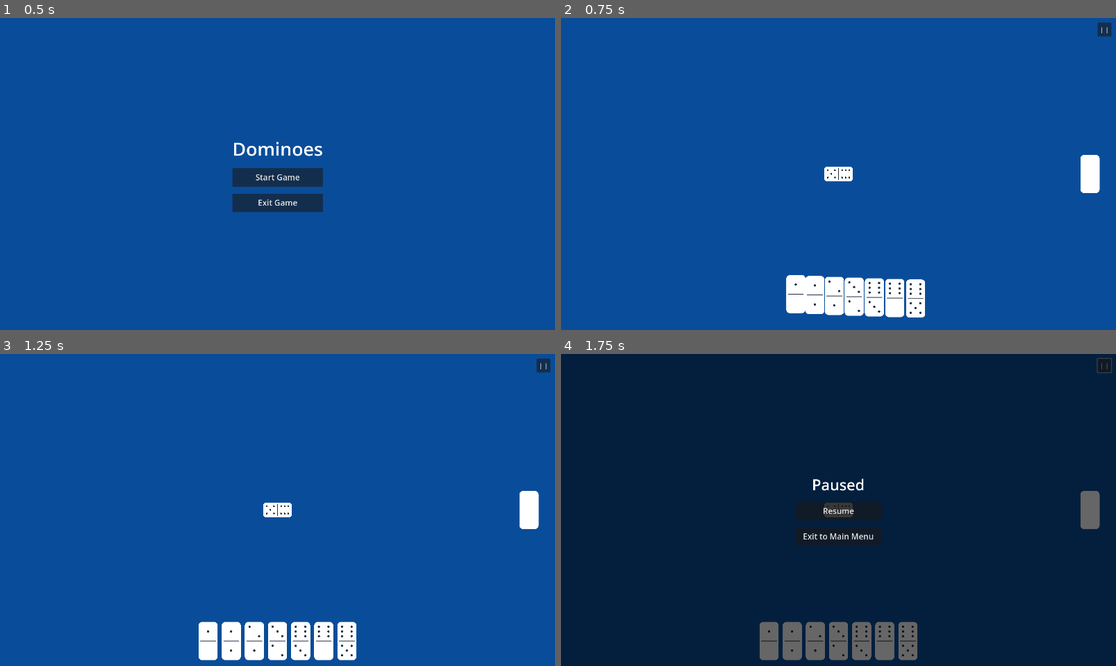
Above: before the commit, frames 1-4 (two rows, left to right).
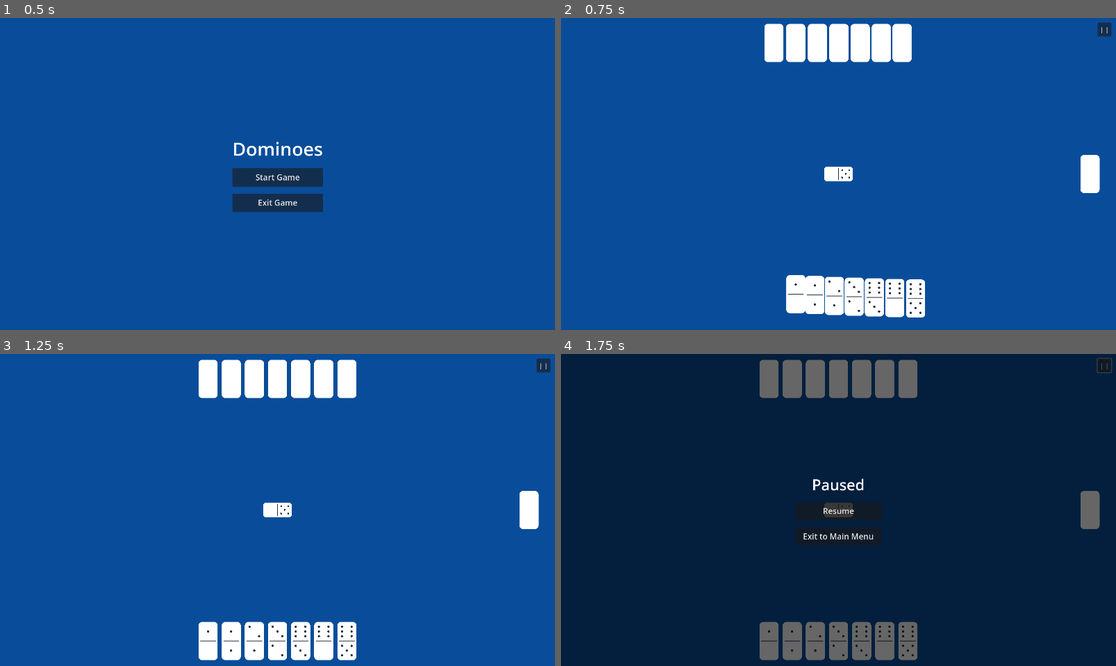
Above: after the commit, the same moments.

Repository: lenny015/capstone-game
Game: Godot game, scene res://scenes/main_menu.tscn
The game is run twice, just before and just after one commit, with the same random seed, the same clock (stepped at 60 frames per second) and the same inputs.
Inputs:
- Up to frame 1 (0.5 s): no input
- Up to frame 2 (0.75 s): click "Start Game" at 0.5 s
- Up to frame 3 (1.25 s): no input
- Up to frame 4 (1.75 s): click "| |" at 1.25 s

Frame 1 is identical in both runs. In frame 2, 3.0% of the frame differs, in the area x 36-64%, y 1-52%; in frame 3, 3.0%; in frame 4, 3.0%.

Commit message:
Create opponent hand node and script

Diff:
--- a/scenes/game_board.tscn
+++ b/scenes/game_board.tscn
@@ -1,9 +1,10 @@
-[gd_scene load_steps=6 format=3 uid="uid://bal2psoc1bktl"]
+[gd_scene load_steps=7 format=3 uid="uid://bal2psoc1bktl"]
 
 [ext_resource type="Script" uid="uid://cqf20fecf0uka" path="res://scripts/domino_manager.gd" id="1_tqoos"]
 [ext_resource type="Script" uid="uid://divos1gu6mjf8" path="res://scripts/player_hand.gd" id="2_3wu0g"]
 [ext_resource type="PackedScene" uid="uid://byji2xvai8u7w" path="res://scenes/boneyard.tscn" id="3_mq2xb"]
 [ext_resource type="Script" uid="uid://c23hm0aciyhe4" path="res://scripts/pause_menu.gd" id="4_pausemenu"]
+[ext_resource type="Script" uid="uid://v4anbgaija0t" path="res://scripts/opponent_hand.gd" id="5_opphand"]
 
 [sub_resource type="RectangleShape2D" id="RectangleShape2D_0jtfi"]
 size = Vector2(245, 249.5)
@@ -29,6 +30,9 @@
 
 [node name="PlayerHand" type="Node2D" parent="."]
 script = ExtResource("2_3wu0g")
+
+[node name="OpponentHand" type="Node2D" parent="."]
+script = ExtResource("5_opphand")
 
 [node name="Boneyard" parent="." instance=ExtResource("3_mq2xb")]
 
--- a/scripts/boneyard.gd
+++ b/scripts/boneyard.gd
@@ -11,6 +11,10 @@
 func _ready():
 	_generate_all_dominoes()
 	GameState.start_game(domino_pool.duplicate())
+	for values in GameState.player_hand_data:
+		domino_pool.erase(values)
+	for values in GameState.opponent_hand_data:
+		domino_pool.erase(values)
 	_spawn_player_hand()
 
 func _generate_all_dominoes():
--- a/scripts/game_state.gd
+++ b/scripts/game_state.gd
@@ -24,6 +24,9 @@
 		if domino_pool.is_empty():
 			break
 		opponent_hand_data.append(domino_pool.pop_back())
+
+	hand_changed.emit(Turn.PLAYER)
+	hand_changed.emit(Turn.OPPONENT)
 
 func end_turn() -> void:
 	if current_turn == Turn.PLAYER:
--- /dev/null
+++ b/scripts/opponent_hand.gd
@@ -0,0 +1,55 @@
+extends Node2D
+
+const DOMINO_SCENE_PATH = "res://scenes/domino.tscn"
+const DOMINO_WIDTH = 80
+
+var opponent_hand = []
+var center_screen_x
+var hand_y_pos
+
+func _ready():
+	center_screen_x = get_viewport().size.x / 2
+	hand_y_pos = get_viewport().size.y * 0.08
+	GameState.hand_changed.connect(_on_hand_changed)
+
+func _on_hand_changed(whose_turn: GameState.Turn):
+	if whose_turn == GameState.Turn.OPPONENT and opponent_hand.is_empty():
+		for values in GameState.opponent_hand_data:
+			_add_domino_visual(values[0], values[1])
+
+func _add_domino_visual(left: int, right: int):
+	var domino_scene = preload(DOMINO_SCENE_PATH)
+	var new_domino = domino_scene.instantiate()
+	add_child(new_domino)
+	new_domino.name = "OppDomino_" + str(left) + "_" + str(right)
+	new_domino.position = Vector2(center_screen_x, hand_y_pos)
+
+	var domino_area = new_domino.get_node("Area2D")
+	domino_area.set_values(left, right)
+	domino_area.collision_layer = 0
+	domino_area.collision_mask = 0
+
+	new_domino.get_node("Tile/RightPip").visible = false
+	new_domino.get_node("Tile/LeftPip").visible = false
+	new_domino.get_node("Tile").texture = load("res://assets/domino/domino_backside.png")
+
+	opponent_hand.append(new_domino)
+	_update_positions()
+
+func remove_domino(left: int, right: int):
+	for domino in opponent_hand:
+		var area = domino.get_node("Area2D")
+		if (area.left_val == left and area.right_val == right) or \
+		   (area.left_val == right and area.right_val == left):
+			opponent_hand.erase(domino)
+			domino.queue_free()
+			GameState.remove_from_hand(GameState.Turn.OPPONENT, [left, right])
+			_update_positions()
+			return
+
+func _update_positions():
+	var total_width = (opponent_hand.size() - 1) * DOMINO_WIDTH
+	for i in range(opponent_hand.size()):
+		var x = center_screen_x + i * DOMINO_WIDTH - total_width / 2.0
+		var tween = get_tree().create_tween()
+		tween.tween_property(opponent_hand[i], "position", Vector2(x, hand_y_pos), 0.2)
Not shown, added: scripts/opponent_hand.gd.uid
